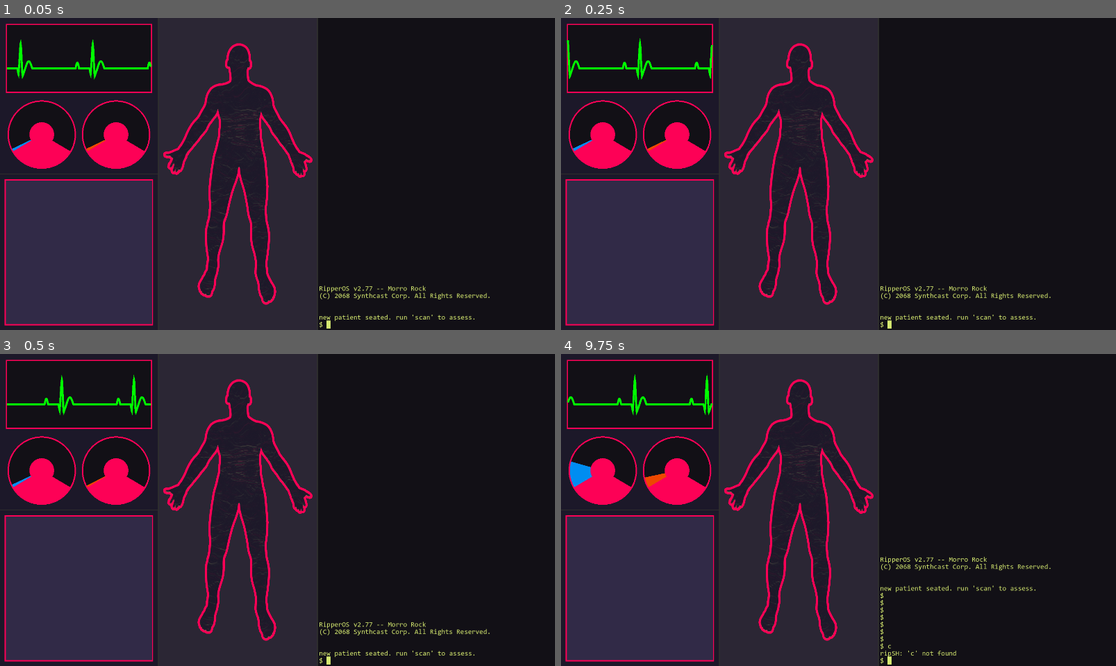
Above: before the commit, frames 1-4 (two rows, left to right).
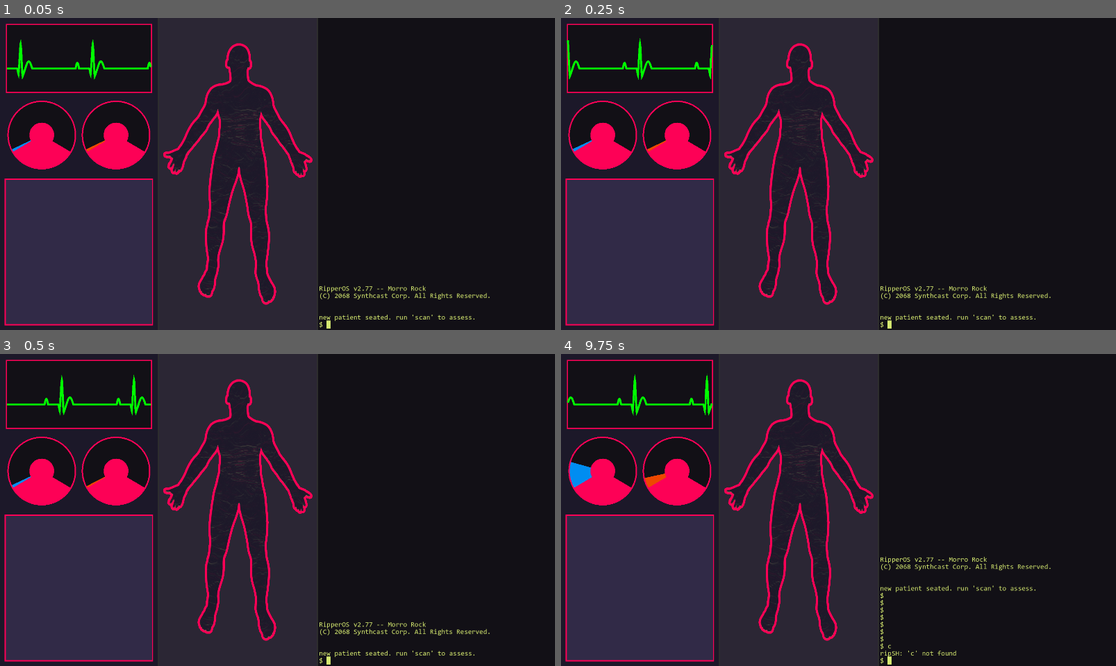
Above: after the commit, the same moments.

Repository: aaronrjackson/ripperdoc
Game: Godot game, scene res://main.tscn
Same seed, same stepped clock (60 frames per second), same inputs: the game is played once before the commit and once after it.
Inputs:
- Up to frame 1 (0.05 s): no input
- Up to frame 2 (0.25 s): no input
- Up to frame 3 (0.5 s): no input
- Up to frame 4 (9.75 s): tap Enter at 0.5, 0.6, 3.6, 6.6, 9.6 s; hold Right 0.53-1.28 s; hold Down 1.28-2.03 s; tap Keypad Enter at 1.35, 4.35, 7.35 s; hold Right 2.03-2.78 s; tap C at 2.1, 5.1, 8.1 s; hold Up 2.78-3.53 s; tap Backspace at 2.85, 5.85, 8.85 s; hold Left 3.53-5.03 s; hold Down 5.03-5.78 s; hold Right 5.78-6.53 s; hold Up 6.53-7.28 s; hold Right 7.28-8.03 s; hold Down 8.03-8.78 s; hold Left 8.78-9.53 s; hold Up from 9.53 s (still down)

The runs differ from the first frame. In frame 1, 0.5% of the frame differs, in the area x 0-28%, y 7-53%; in frame 2, 0.5%; in frame 3, 0.5%; in frame 4, 0.5%, in the area x 0-28%, y 6-53%.

Commit message:
idk man you look at it

Diff:
--- a/game_manager.gd
+++ b/game_manager.gd
@@ -12,6 +12,7 @@
 var roster: CharacterRoster
 var current_character: Character = null
 var installed_drivers: Array[String] = []
+var driver_to_install: Array[Driver] = []
 var is_dead: bool = false
 
 var bad_wave_speed: int = 0
@@ -159,6 +160,7 @@
 	var result: Array[Driver] = []
 	for i in count:
 		result.append(pool[i])
+		driver_to_install.append(pool[i])
 	return result
 
 #endregion
--- a/main.tscn
+++ b/main.tscn
@@ -27,6 +27,7 @@
 [node name="VBoxContainer" type="VBoxContainer" parent="Panel/HBoxContainer" unique_id=421180687]
 layout_mode = 2
 size_flags_horizontal = 3
+theme_override_constants/separation = 0
 
 [node name="Vitals" parent="Panel/HBoxContainer/VBoxContainer" unique_id=157513893 instance=ExtResource("4_272bh")]
 layout_mode = 2
--- a/minigames/bad_wave.gd
+++ b/minigames/bad_wave.gd
@@ -31,7 +31,7 @@
 		var x = (float(i) / float(p_count - 1)) * w
 		points.append(Vector2(x, h / 2.0 + y))
 	if points.size() > 1:
-		draw_polyline(points, _get_wave_color(), max(1.0, h * 0.03))
+		draw_polyline(points, _get_wave_color(), max(1.0, h * 0.01))
 
 func _get_wave_y(t: float, h: float) -> float:
 	var amp = (GameManager.bad_wave_amp / 100.0) * h * 0.4
--- a/minigames/good_wave.gd
+++ b/minigames/good_wave.gd
@@ -31,7 +31,7 @@
 		var x = (float(i) / float(p_count - 1)) * w
 		points.append(Vector2(x, h / 2.0 + y))
 	if points.size() > 1:
-		draw_polyline(points, _get_wave_color(), max(1.0, h * 0.03))
+		draw_polyline(points, _get_wave_color(), max(1.0, h * 0.01))
 
 func _get_wave_y(t: float, h: float) -> float:
 	var amp = (GameManager.good_wave_amp / 100.0) * h * 0.4
--- /dev/null
+++ b/minigames/hex.tscn
@@ -0,0 +1,5 @@
+[gd_scene format=3 uid="uid://cf8ijcronh1jf"]
+
+[node name="Hex" type="Control" unique_id=697481575]
+layout_mode = 3
+anchors_preset = 0
--- a/terminal.gd
+++ b/terminal.gd
@@ -308,7 +308,7 @@
 			for cyberware in GameManager.current_character.cyberware:
 				for driver in cyberware.drivers:
 					if driver.driver_name == target:
-						if not GameManager.install_driver(target):
+						if GameManager.installed_drivers.has(target):
 							output.append(target + ": already installed.")
 							return
 						# launch minigame here
@@ -328,7 +328,7 @@
 							return
 
 						# otherwise minigame exists
-						var minigame_panel = get_tree().root.get_node("main/Panel/HBoxContainer/VBoxContainer/Minigame/Panel/MarginContainer/Panel/MarginContainer/GamePanel")
+						var minigame_panel = get_tree().root.get_node("main/Panel/HBoxContainer/VBoxContainer/Minigame") # adjust path to match your scene
 
 						var minigame: Node = driver.minigame_scene.instantiate()
 						minigame_panel.add_child(minigame)
@@ -345,16 +345,20 @@
 						_redraw()
 						while in_minigame:
 							await get_tree().process_frame
-
-
-						minigame_commands.clear()
-						output = saved_output.duplicate()
 						if GameManager.installed_drivers.has(current_minigame_driver):
+							minigame_commands.clear()
+							output = saved_output.duplicate()
 							_fade_bodypart(bodypart)
 							output.append(target + ": installed successfully.")
 							minigame.queue_free()
 							return
-
+						if GameManager.is_dead:
+							_fade_bodypart(bodypart)
+							minigame.queue_free()
+							_redraw()
+							return
+						minigame_commands.clear()
+						output = saved_output.duplicate()
 						_fade_bodypart(bodypart)
 						output.append("^C")
 						output.append("install aborted.")
@@ -414,6 +418,7 @@
 
 			if GameManager.speed_lock && GameManager.amp_lock:
 				output.append("Waves Synced")
+				GameManager.install_driver(current_minigame_driver)
 				in_minigame = false
 
 		"virus":
--- /dev/null
+++ b/vitals/heart_monitor.gd
@@ -0,0 +1,66 @@
+extends Control
+
+@export var speed := 6
+@export var amp_scale := -1.4
+@export var cycles_visible := 2 # how many heartbeat cycles fit on screen at once
+@export var is_flat := false
+const POINT_COUNT := 500  # more points = smoother curve
+
+var time := 0.0
+
+func _physics_process(delta):
+	time += delta
+	queue_redraw()
+
+func _draw():
+	var w = size.x
+	var h = size.y
+	var amp = h * 0.3 * amp_scale
+	var spacing = w / float(POINT_COUNT - 1)  # fills full width
+
+	var points := []
+	for i in range(POINT_COUNT):
+		var t = time * speed + i * (TAU * cycles_visible / POINT_COUNT)
+		var y = _ecg(t, amp) if not is_flat else randf_range(-0.5, 0.5)
+		var v_offset = h * 0.15  # shift down, adjust to taste
+		points.append(Vector2(i * spacing, h / 2 + y + v_offset))
+
+	if points.size() > 1:
+		var line_width = max(1.0, h * 0.02)  # line width scales too
+		draw_polyline(points, Color.GREEN, line_width)
+
+func _ecg(t: float, amp: float) -> float:
+	var cycle = fmod(t, TAU)  # 0 to 2π per beat
+
+	if cycle < 0.3:
+		# small P wave bump
+		return sin(cycle * (PI / 0.3)) * amp * 0.2
+	elif cycle < 1.2:
+		# flat section
+		return 0.0
+	elif cycle < 1.35:
+		# sharp Q dip
+		return -amp * 0.3 * ((cycle - 1.2) / 0.15)
+	elif cycle < 1.5:
+		# sharp R spike up
+		return amp * ((cycle - 1.35) / 0.15)
+	elif cycle < 1.65:
+		# sharp S dip back down
+		return amp - (amp * 1.3) * ((cycle - 1.5) / 0.15)
+	elif cycle < 1.9:
+		# return to baseline
+		return lerp(-amp * 0.3, 0.0, (cycle - 1.65) / 0.25)
+	elif cycle < 2.5:
+		# T wave - gentle bump
+		return sin((cycle - 1.9) * (PI / 0.6)) * amp * 0.25
+	else:
+		# flat until next beat
+		return 0.0
+
+func _notification(what: int) -> void:
+	if what == NOTIFICATION_RESIZED:
+		queue_redraw()
+
+func set_params(new_speed := speed, new_is_flat := is_flat) -> void:
+	speed = new_speed
+	is_flat = new_is_flat
Not shown, added: vitals/heart_monitor.gd.uid
